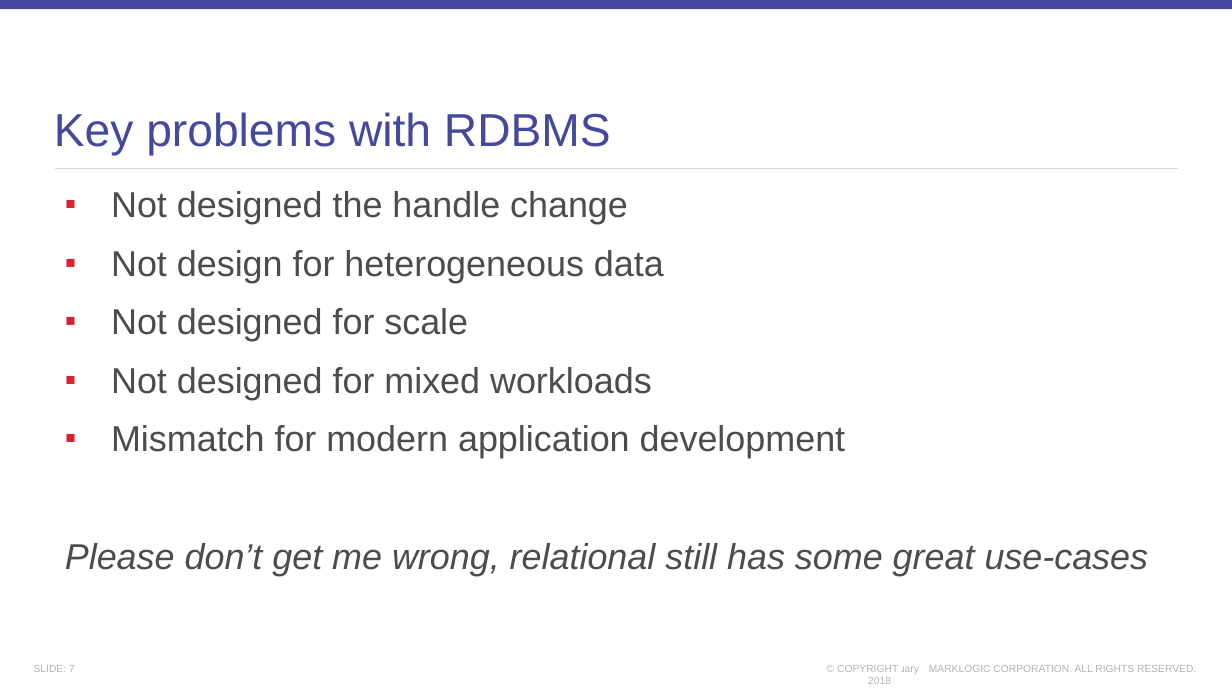
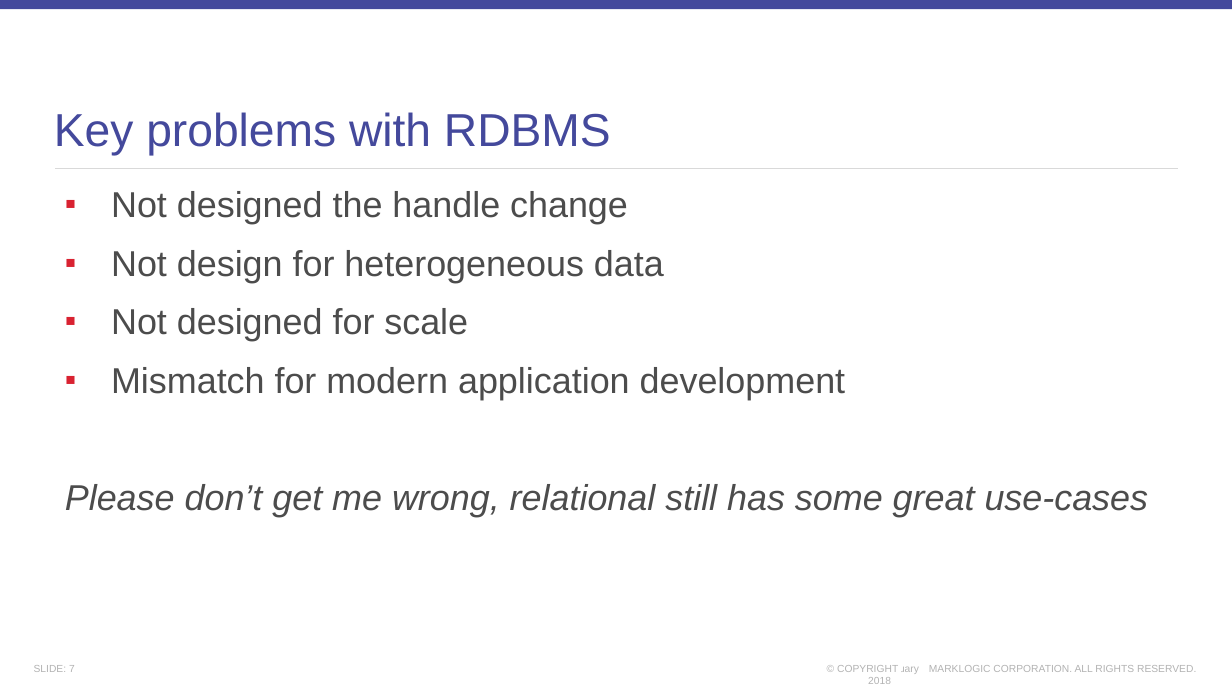
Before and after one commit to StevenDufresne/2018-jsconf.asia, a slide deck: slide 7 of slides.pptx. Drawn at 1232x693 pixels with LibreOffice and Linux fonts; fonts in the diff are those of the drawing; background and template pictures are left out. Boxes give left, top, right and bottom in pixels: in the first picture for what was removed or moved away, otherwise in the second. Text is boxed around its words. In the diff, an @@ line names an element or a change of style, - is before the commit and + after.

```diff
--- a/slides.pptx
+++ b/slides.pptx
@@ text at (111,367,652,400): paragraph removed @@
-▪ Not designed for mixed workloads
```
Also in this commit, not shown: 17 other slides changed, 1 slide added.
